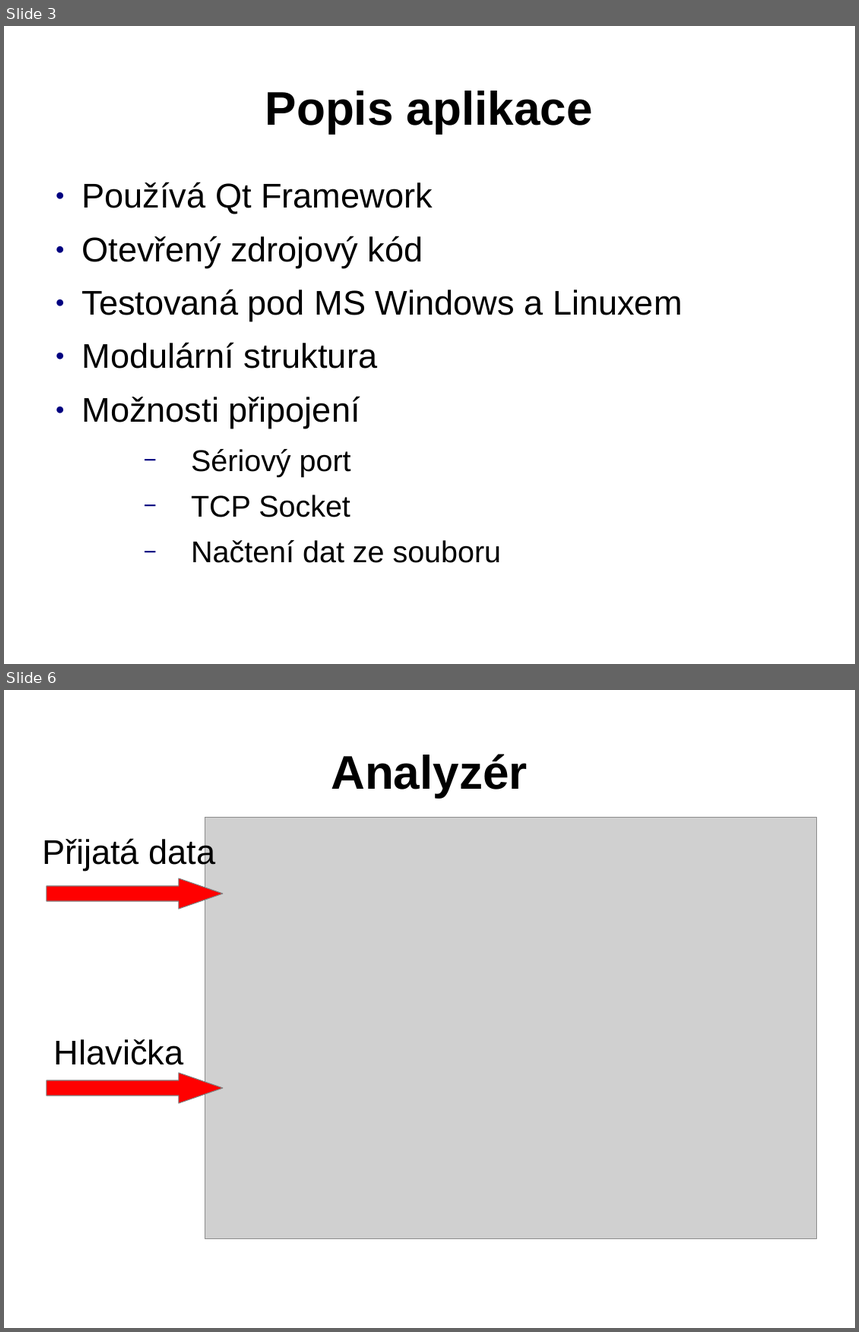
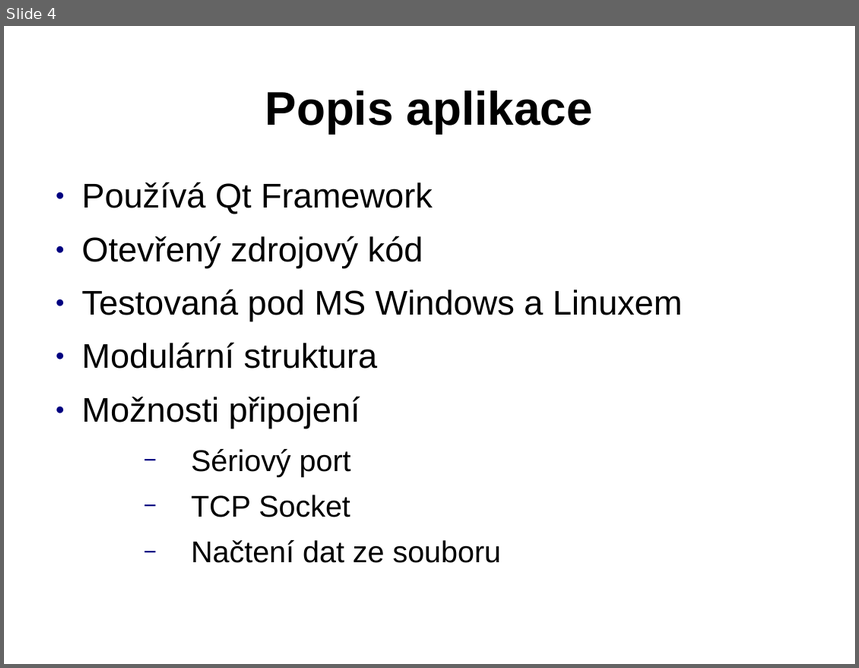
Before and after one commit to Tasssadar/soc, a slide deck: prezentace.odp. Shown one above the other, each under a label of ours: slides 3 and 6 before the commit, slide 4 after it; the slides between them are not shown. The pictures are 859x1332 and 859x668 pixels, drawn with LibreOffice and Linux fonts; fonts in the diff are those of the drawing; grey boxes stand for pictures; background and template pictures are left out. Boxes give left, top, right and bottom in pixels: in the first picture for what was removed or moved away, otherwise in the second. Text is boxed around its words. In the diff, an @@ line names an element or a change of style, - is before the commit and + after.

```diff
--- a/prezentace.odp
+++ b/prezentace.odp
@@ slide 6 removed at <box>4,690,855,1328</box>, background picture (left out) @@
@@ title removed at <box>331,754,528,797</box> @@
-Analyzér
@@ picture removed at <box>205,818,817,1239</box> @@
@@ text removed at <box>42,837,215,870</box> @@
-Přijatá data
@@ right arrow removed at <box>47,878,223,909</box> @@
@@ text removed at <box>54,1040,184,1065</box> @@
-Hlavička
@@ right arrow removed at <box>47,1073,223,1103</box> @@
@@ what was slide 3 is now slide 4 @@
```
Also in this commit, not shown: 6 slides changed, 2 other slides removed, 1 other file.
